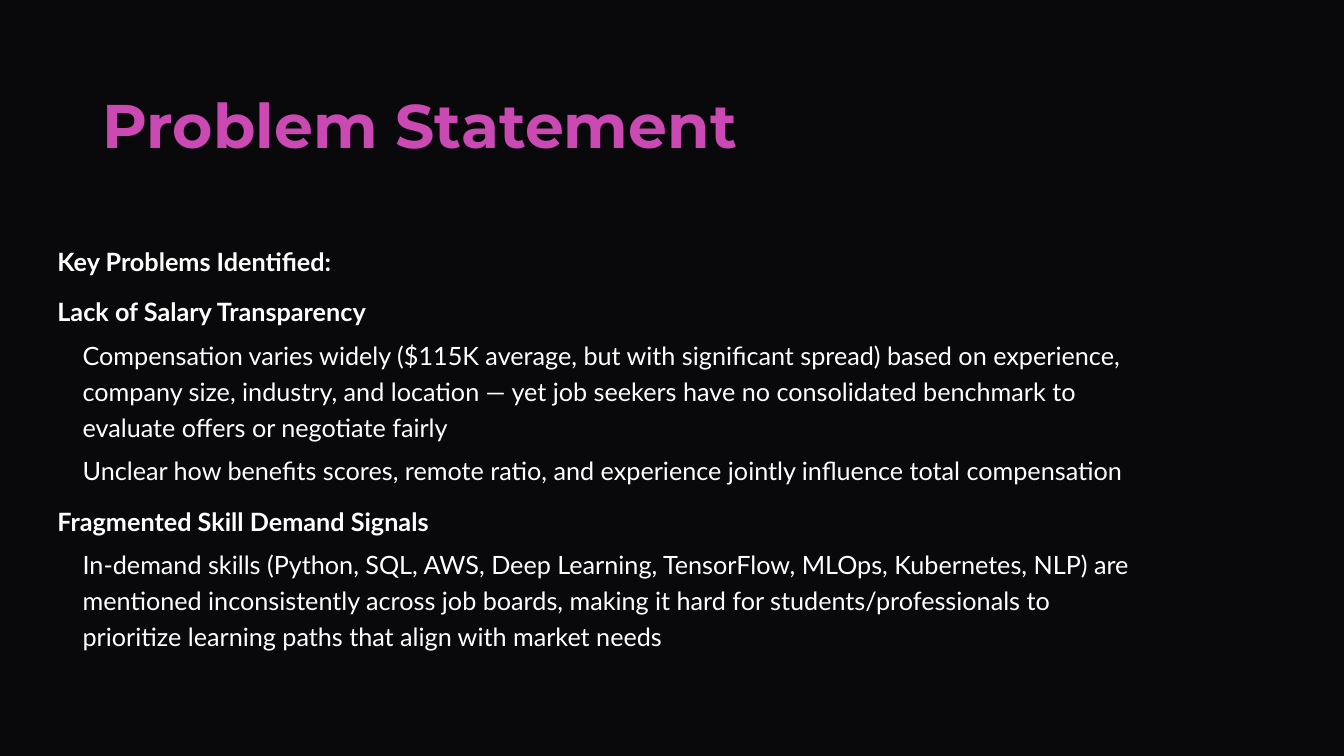
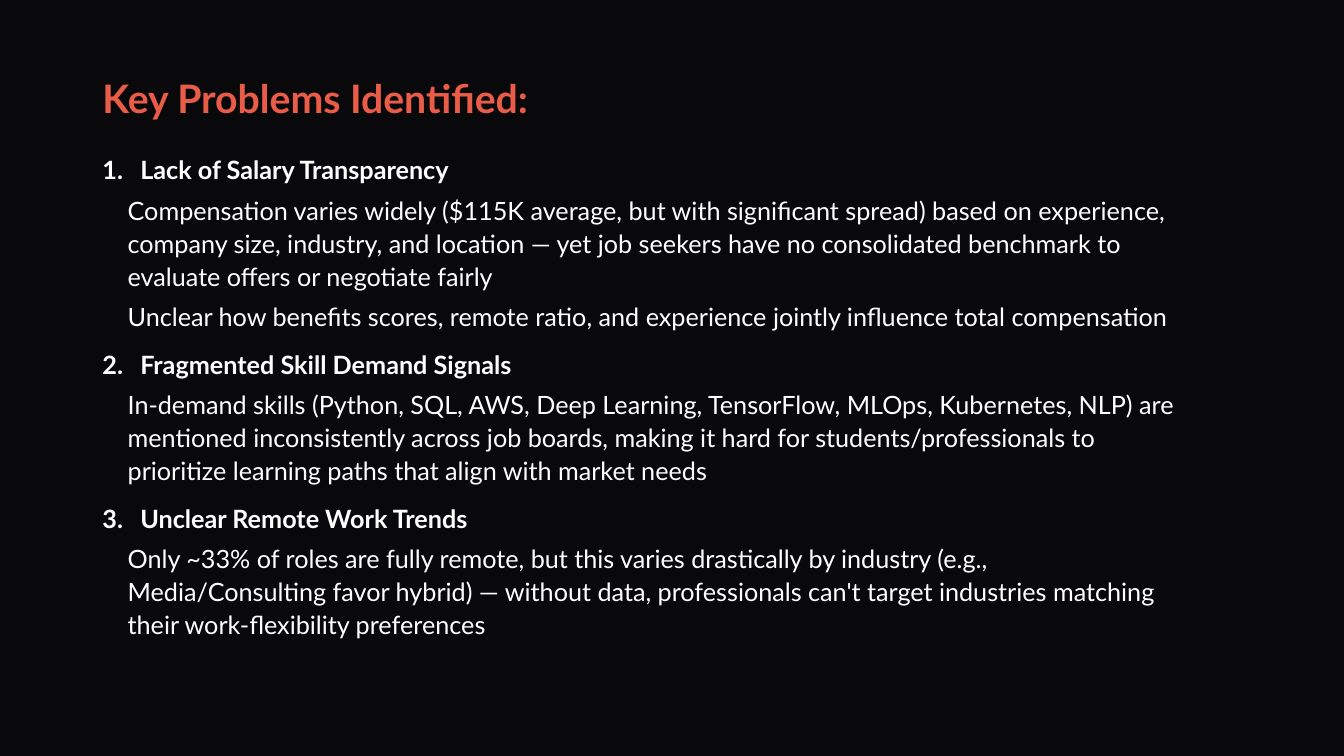
Before and after one commit to AkshitGajera/AF05148719-GajeraAkshit-AIJobPostingAnalytics-Insights, a slide deck: slide 3 of AI Job Posting Analytics & Insights.pptx. Drawn at 1344x756 pixels with LibreOffice and Linux fonts; fonts in the diff are those of the drawing. Boxes give left, top, right and bottom in pixels: in the first picture for what was removed or moved away, otherwise in the second. Text is boxed around its words. In the diff, an @@ line names an element or a change of style, - is before the commit and + after.

```diff
--- a/AI Job Posting Analytics & Insights.pptx
+++ b/AI Job Posting Analytics & Insights.pptx
@@ text at (x1=102, y1=83, x2=528, y2=120): text changed; size 44 to 28 pt; font Montserrat to Lato; text colour #CB49B2 to #E95D48 @@
-Problem Statement
+Key Problems Identified:
@@ text "Lack of Salary Transparency" moved from (x1=57, y1=252, x2=1128, y2=651) to (x1=128, y1=160, x2=1173, y2=639) @@
@@ text at (x1=128, y1=160, x2=1173, y2=485): bullet none to 1.; line spacing 1.2 to 1.1 @@
@@ text at (x1=57, y1=252, x2=331, y2=276): paragraph removed @@
-Key Problems Identified:
@@ text at (x1=128, y1=509, x2=1154, y2=639): paragraphs added @@
+3. Unclear Remote Work Trends
+  Only ~33% of roles are fully remote, but this varies drastically by industry (e.g., Media/Consulting favor hybrid) — without data, professionals can't target industries matching their work-flexibility preferences
```
Also in this commit, not shown: 2 other slides changed, 1 slide removed.
